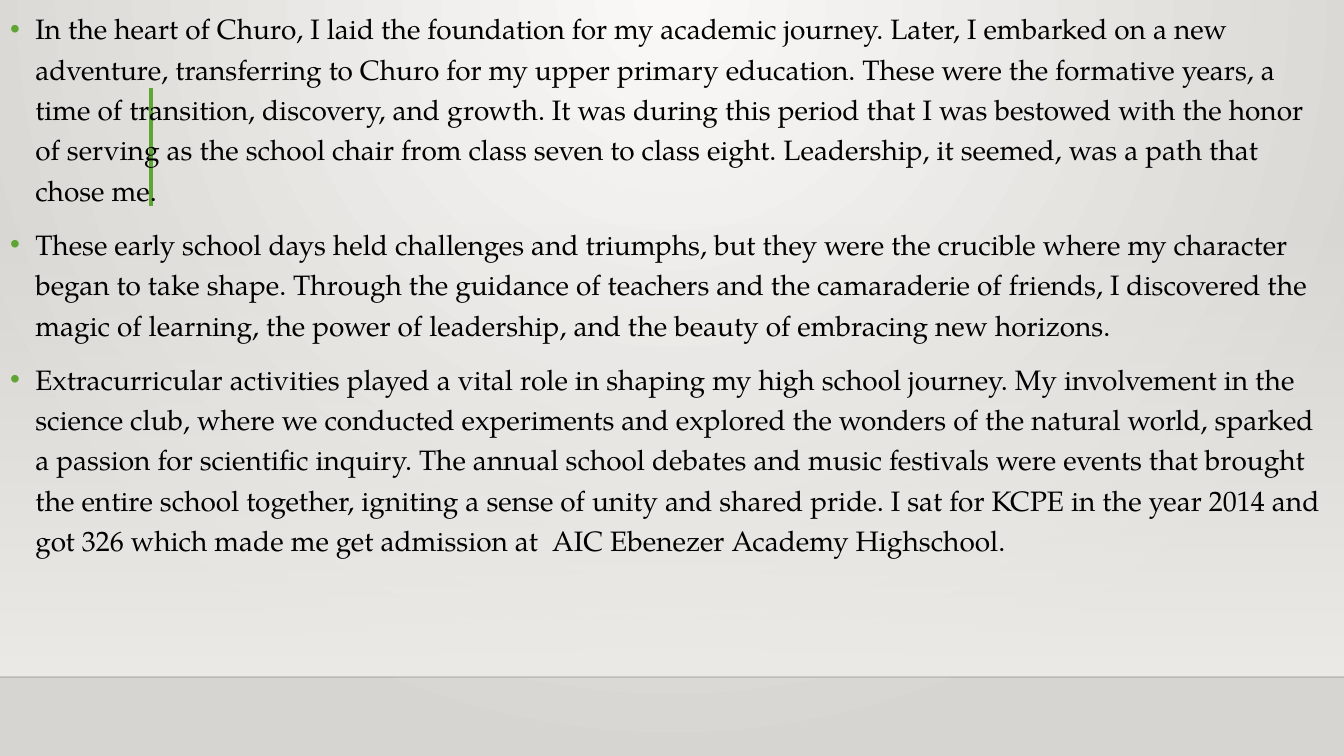
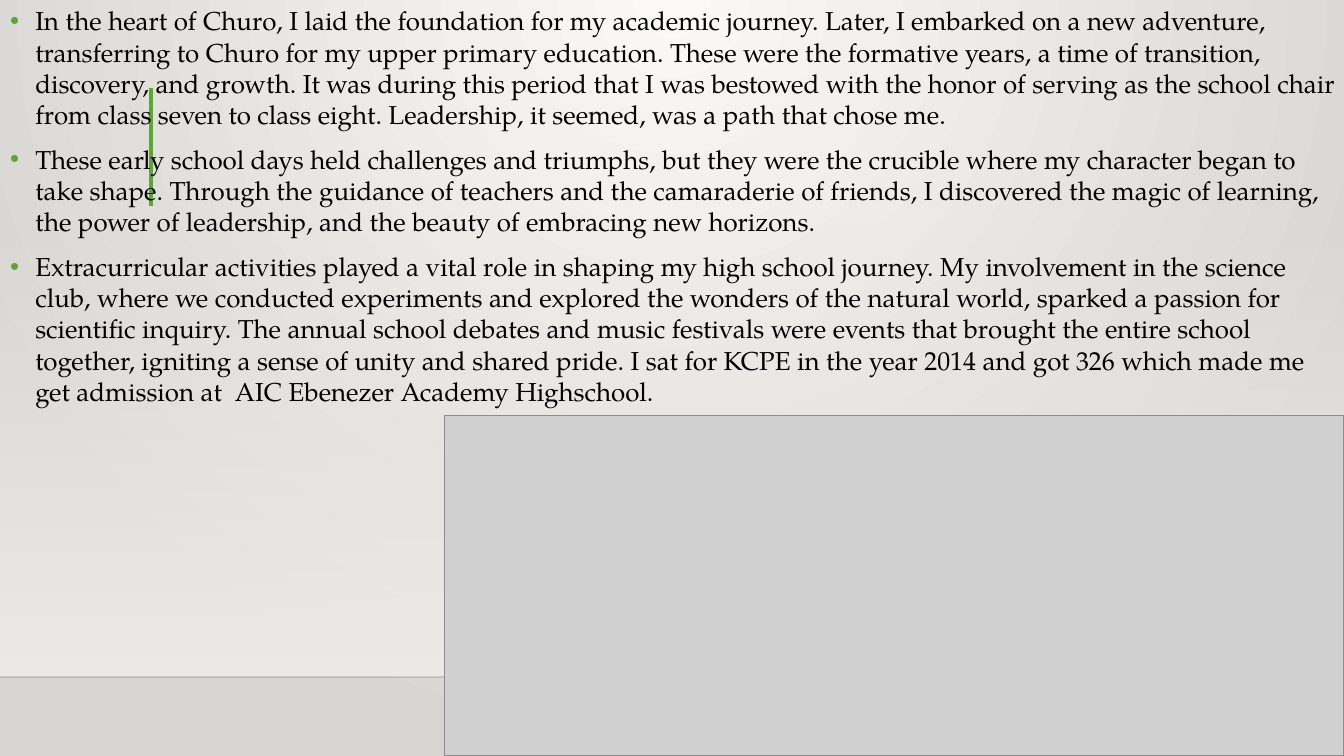
Before and after one commit to afariya/Capstone, a slide deck: slide 4 of doc/PPT..pptx. Drawn at 1344x756 pixels with LibreOffice and Linux fonts; fonts in the diff are those of the drawing; grey boxes stand for pictures; background and template pictures are left out. Boxes give left, top, right and bottom in pixels: in the first picture for what was removed or moved away, otherwise in the second. Text is boxed around its words. In the diff, an @@ line names an element or a change of style, - is before the commit and + after.

```diff
--- a/doc/PPT..pptx
+++ b/doc/PPT..pptx
@@ text "In the heart of Churo, ..." at (35, 11, 1334, 409): size 20 to 18.5 pt; line spacing 1.2 to 1 @@
@@ picture added at (445, 415, 1344, 756) @@
```
Also in this commit, not shown: 3 other slides changed, 7 other files.
